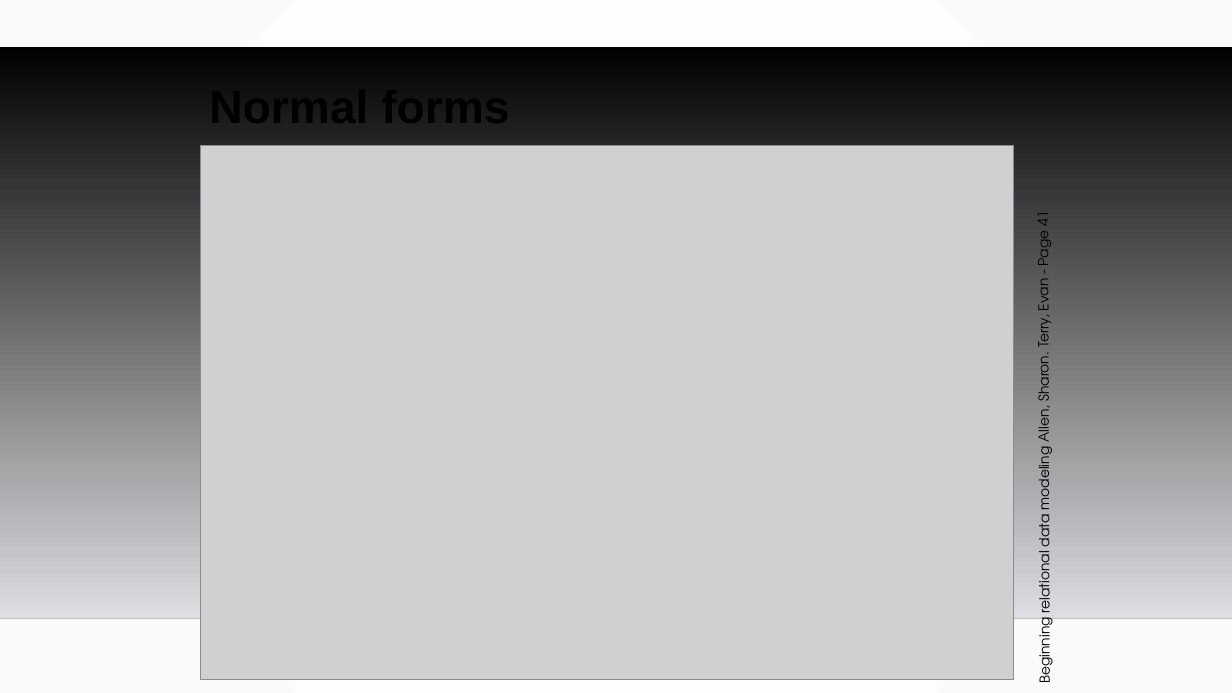
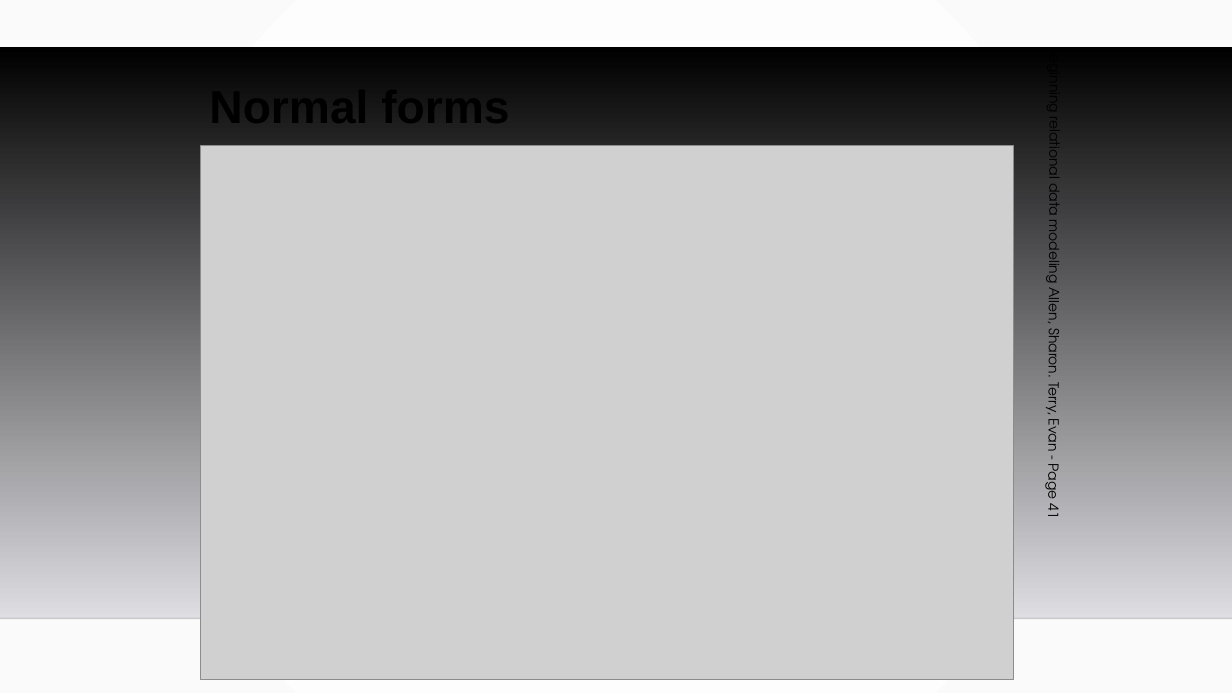
Before and after one commit to MGIS-UMN/GIS5577_week3, a slide deck: slide 23 of Database_Management.odp. Drawn at 1232x693 pixels with LibreOffice and Linux fonts; fonts in the diff are those of the drawing; grey boxes stand for pictures; background and template pictures are left out. Boxes give left, top, right and bottom in pixels: in the first picture for what was removed or moved away, otherwise in the second. Text is boxed around its words. In the diff, an @@ line names an element or a change of style, - is before the commit and + after.

```diff
--- a/Database_Management.odp
+++ b/Database_Management.odp
@@ text "Beginning relational data modeling Allen, ..." at <box>1041,117,1067,516</box>: rotation 269 to 90 degrees @@
```
Also in this commit, not shown: 2 other slides changed, 2 other files.
